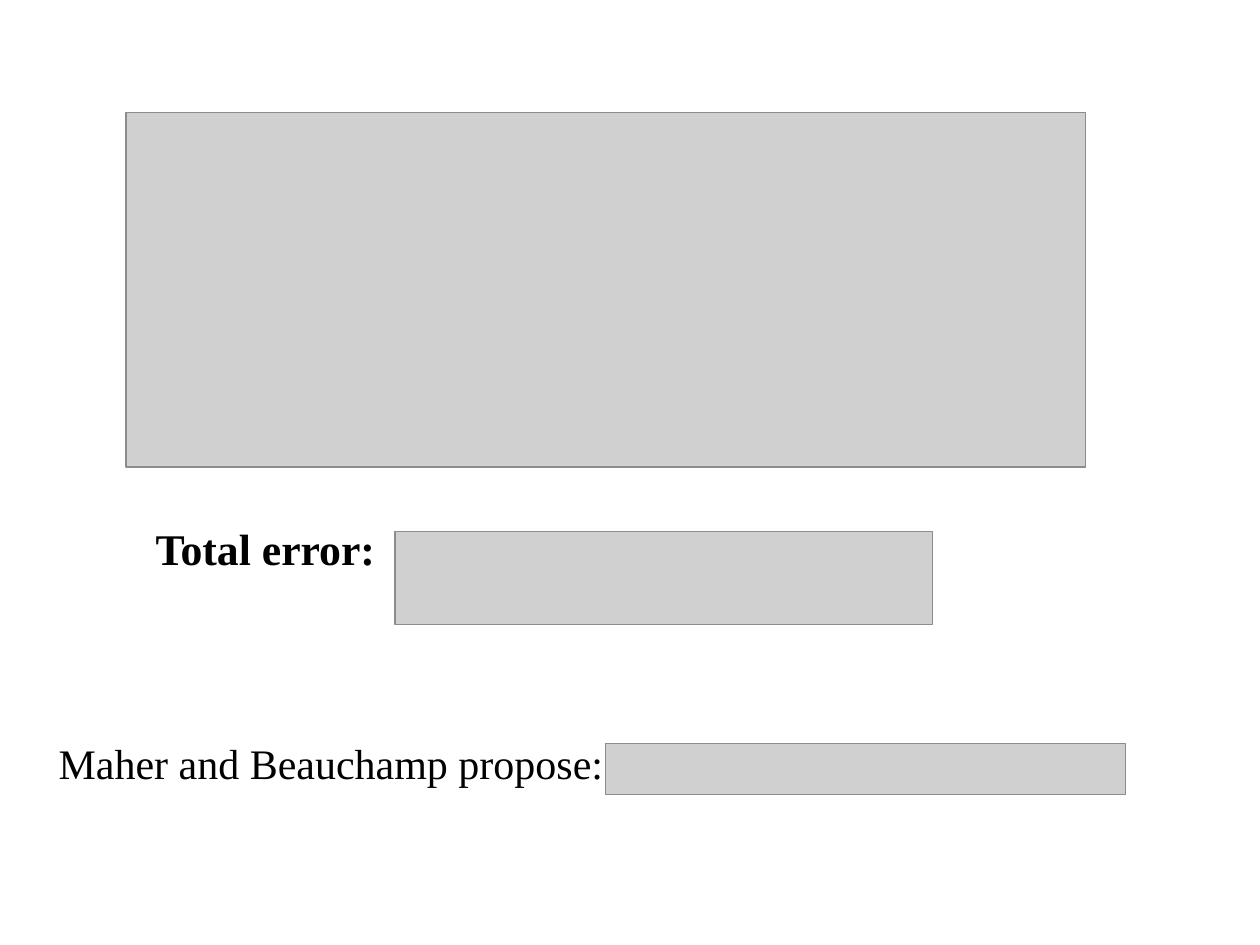
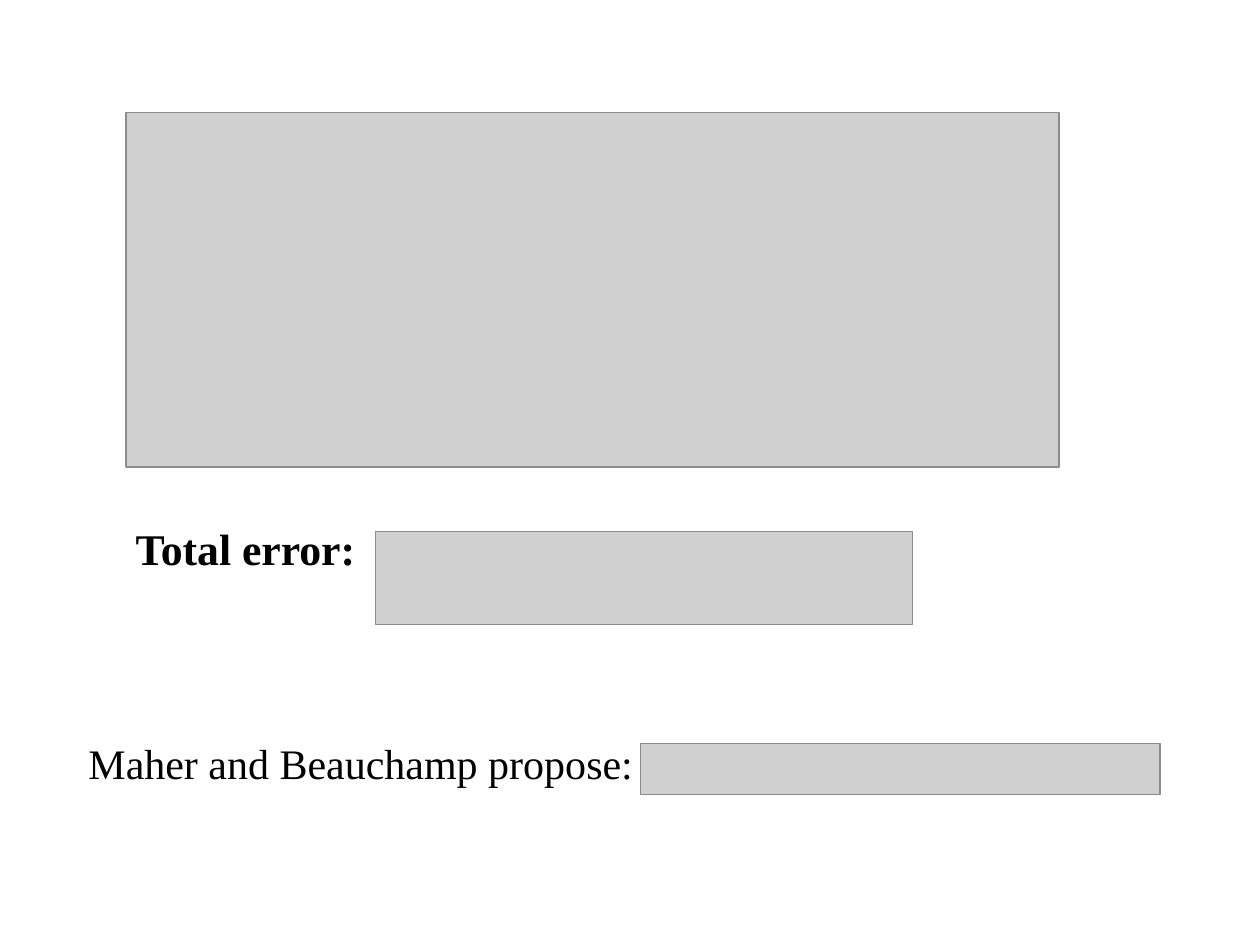
Before and after one commit to MTG/sms-tools, a slide deck: slide 14 of lectures/6-Harmonic-model/F0-detection.odp. Drawn at 1260x945 pixels with LibreOffice and Linux fonts; fonts in the diff are those of the drawing; grey boxes stand for pictures. Boxes give left, top, right and bottom in pixels: in the first picture for what was removed or moved away, otherwise in the second. Text is boxed around its words. In the diff, an @@ line names an element or a change of style, - is before the commit and + after.

```diff
--- a/lectures/6-Harmonic-model/F0-detection.odp
+++ b/lectures/6-Harmonic-model/F0-detection.odp
@@ picture: place and size @@
-picture at <box>126,112,1086,466</box>
+picture at <box>126,112,1060,466</box>
@@ text "Total error:": place and size @@
-text "Total error:" at <box>156,534,375,566</box>
+text "Total error:" at <box>136,534,355,566</box>
@@ picture: place and size @@
-picture at <box>396,532,932,625</box>
+picture at <box>375,532,912,625</box>
@@ text "Maher and Beauchamp propose:": place and size @@
-text "Maher and Beauchamp propose:" at <box>59,750,603,788</box>
+text "Maher and Beauchamp propose:" at <box>88,750,633,788</box>
@@ picture: place and size @@
-picture at <box>606,743,1126,794</box>
+picture at <box>640,743,1160,794</box>
```
Also in this commit, not shown: 3 other slides changed, 3 other files.
